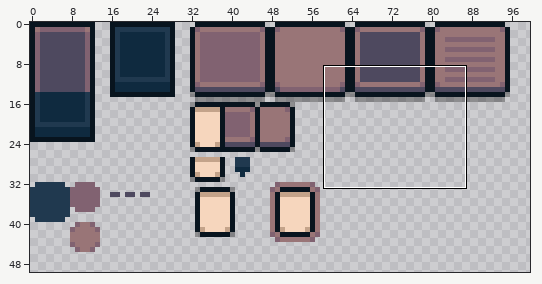
File history of a pixel-art file, src/sprites/mellow_theme.aseprite. The first picture is a wide view before the edit; the outline marks the close-up.
Close-up. Before:
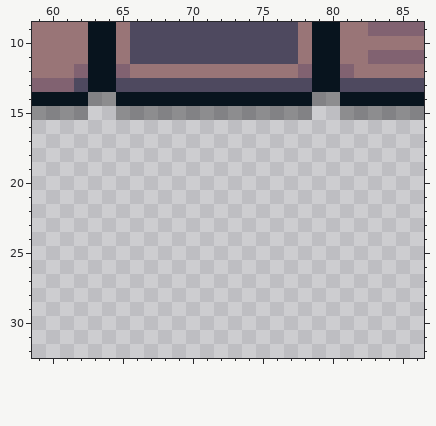
256x256 pixels, 1 frame. Shown: x 59..86, y 9..32. The wide view leaves out empty margins.
After:
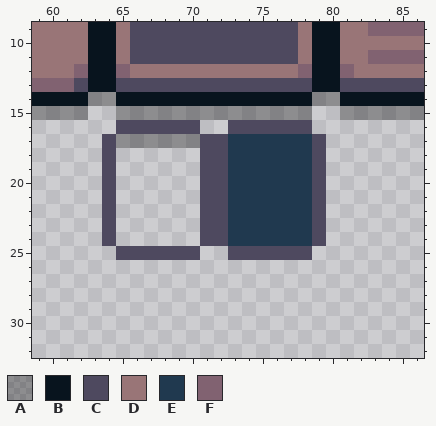
Palette (. is transparent): A #00000050  B #08141e  C #4e495f  D #997577  E #20394f  F #816271
From old to new:
The edit adds colour A in row 17 at x 65 to 70.
The edit adds colour C in row 16 at x 65 to 70 and 73 to 78; in rows 17 to 24 at x 64, 71 to 72 and 79; in row 25 at x 65 to 70 and 73 to 78.
The edit adds colour E in rows 17 to 24 at x 73 to 78.
Boxes around the changes in both close-ups, in picture pixels (x1, y1, x2, y2):
added: (102, 120, 326, 260)
